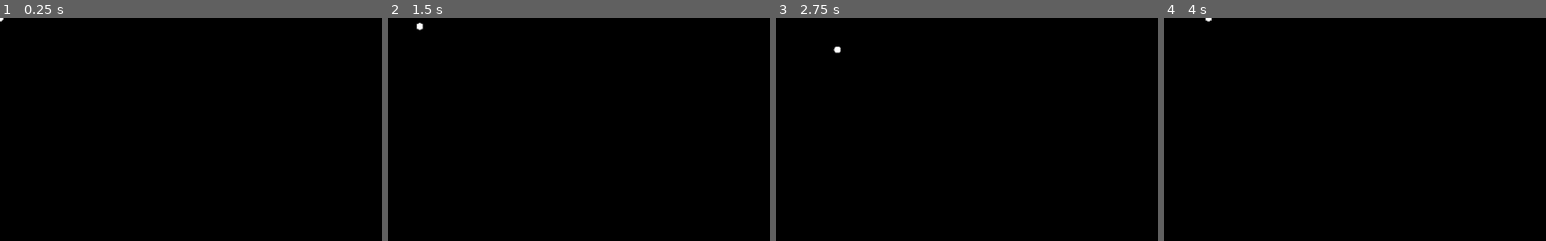
Above: before the commit, frames 1-4 (left to right).
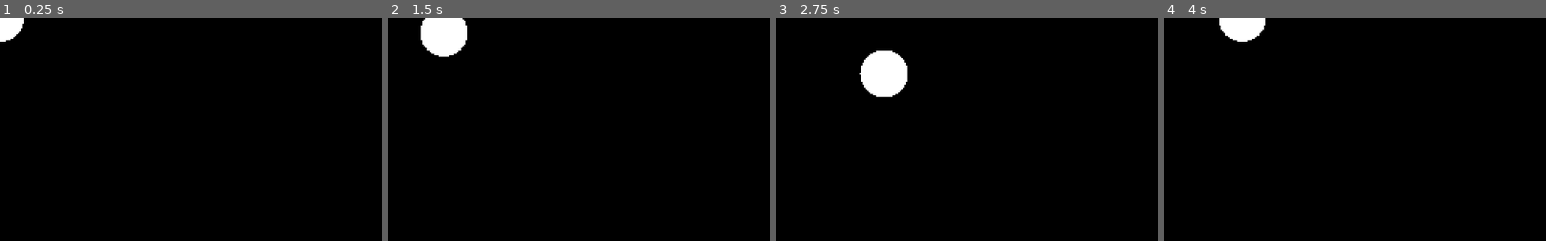
Above: after the commit, the same moments.

Repository: TitouanCh/ggj2023
Game: Godot game, scene res://scenes/flask.tscn
The game is run twice, just before and just after one commit, with the same random seed, the same clock (stepped at 60 frames per second) and the same inputs. Before the commit the project starts from res://scenes/main.tscn.
Inputs (mouse positions are % of the whole screen's width and height, from its top left):
- Up to frame 1 (0.25 s): no input
- Up to frame 2 (1.5 s): tap Enter at 0.5 s; move the mouse to (72, 44) at 0.52 s; hold Right (right) 0.53-1.28 s; right-click (72, 44) at 0.6 s; move the mouse to (30, 53) at 1.27 s; hold S (down) from 1.28 s (still down); right-click (30, 53) at 1.35 s
- Up to frame 3 (2.75 s): move the mouse to (60, 27) at 2.02 s; release S (down) at 2.03 s; hold Right (right) from 2.03 s (still down); right-click (60, 27) at 2.1 s
- Up to frame 4 (4 s): move the mouse to (45, 68) at 2.77 s; release Right (right) at 2.78 s; hold Up (up) 2.78-3.53 s; right-click (45, 68) at 2.85 s; move the mouse to (80, 63) at 3.52 s; hold A (left) from 3.53 s (still down); right-click (80, 63) at 3.6 s
The pictures show only the part of the screen within x 0-50%, y 0-50%; the shares and areas given below are measured in that part.
In our replay, the window is 800x455 before the commit and 800x468 after it. These sizes can differ from the game's own. Grey fills any space a smaller window leaves; there, only what the larger window draws over its background counts as a difference.

The runs differ from the first frame. In frame 1, 0.5% of the frame differs, in the area x 0-7%, y 0-11%; in frame 2, 1.9%; in frame 3, 2.2%, in the area x 15-35%, y 12-36%; in frame 4, 1.1%.

Commit message:
health bar

Diff:
--- a/project.godot
+++ b/project.godot
@@ -21,13 +21,8 @@
 [application]
 
 config/name="ggj2023"
-run/main_scene="res://scenes/main.tscn"
+run/main_scene="res://scenes/flask.tscn"
 config/icon="res://icon.png"
-
-[display]
-
-window/size/width=900
-window/size/height=512
 
 [gui]
 
@@ -59,6 +54,11 @@
 , Object(InputEventKey,"resource_local_to_scene":false,"resource_name":"","device":0,"alt":false,"shift":false,"control":false,"meta":false,"command":false,"pressed":false,"scancode":0,"physical_scancode":16777231,"unicode":0,"echo":false,"script":null)
  ]
 }
+attack={
+"deadzone": 0.5,
+"events": [ Object(InputEventMouseButton,"resource_local_to_scene":false,"resource_name":"","device":0,"alt":false,"shift":false,"control":false,"meta":false,"command":false,"button_mask":0,"position":Vector2( 0, 0 ),"global_position":Vector2( 0, 0 ),"factor":1.0,"button_index":2,"pressed":false,"doubleclick":false,"script":null)
+ ]
+}
 
 [physics]
 
--- /dev/null
+++ b/scenes/damageZone.tscn
@@ -0,0 +1,9 @@
+[gd_scene load_steps=2 format=2]
+
+[sub_resource type="RectangleShape2D" id=1]
+extents = Vector2( 32, 32 )
+
+[node name="damageZone" type="Area2D"]
+
+[node name="collisionShape" type="CollisionShape2D" parent="."]
+shape = SubResource( 1 )
--- a/scenes/flask.tscn
+++ b/scenes/flask.tscn
@@ -10,6 +10,8 @@
 rect_scale = Vector2( 2, 2 )
 
 [node name="viewport" type="Viewport" parent="viewportContainer"]
-size = Vector2( 456, 256 )
+size = Vector2( 512, 300 )
+handle_input_locally = false
+render_target_update_mode = 3
 
 [node name="main" parent="viewportContainer/viewport" instance=ExtResource( 1 )]
--- a/scenes/player.tscn
+++ b/scenes/player.tscn
@@ -1,6 +1,9 @@
-[gd_scene load_steps=2 format=2]
+[gd_scene load_steps=3 format=2]
 
 [ext_resource path="res://scripts/player.gd" type="Script" id=1]
+
+[sub_resource type="CircleShape2D" id=1]
+radius = 16.0
 
 [node name="player" type="KinematicBody2D"]
 script = ExtResource( 1 )
@@ -8,3 +11,4 @@
 [node name="sprite" type="AnimatedSprite" parent="."]
 
 [node name="collisionShape" type="CollisionShape2D" parent="."]
+shape = SubResource( 1 )
--- a/scripts/entity.gd
+++ b/scripts/entity.gd
@@ -2,4 +2,23 @@
 
 class_name Entity
 
+# - Attributes
 var accel = Vector2(50, 50)
+
+var health = 100
+var healthMax = 100
+
+var attack = 5
+var defense = 1
+
+func takeDamage(attacker):
+	health -= attacker.attack - self.defense
+	if health <= 0:
+		die()
+
+func die():
+	print(self.name + " is dead.")
+	queue_free()
+
+func attack():
+	pass
--- a/scripts/player.gd
+++ b/scripts/player.gd
@@ -14,7 +14,11 @@
 
 	position += inputs * delta * accel
 
+	# - ATTACK
+	if Input.is_action_just_pressed("attack"):
+		pass
+
 
 func _draw():
 	# - DEBUG
-	draw_circle(Vector2.ZERO, 4, Color(255, 255, 255))
+	draw_circle(Vector2.ZERO, 16, Color(255, 255, 255))
